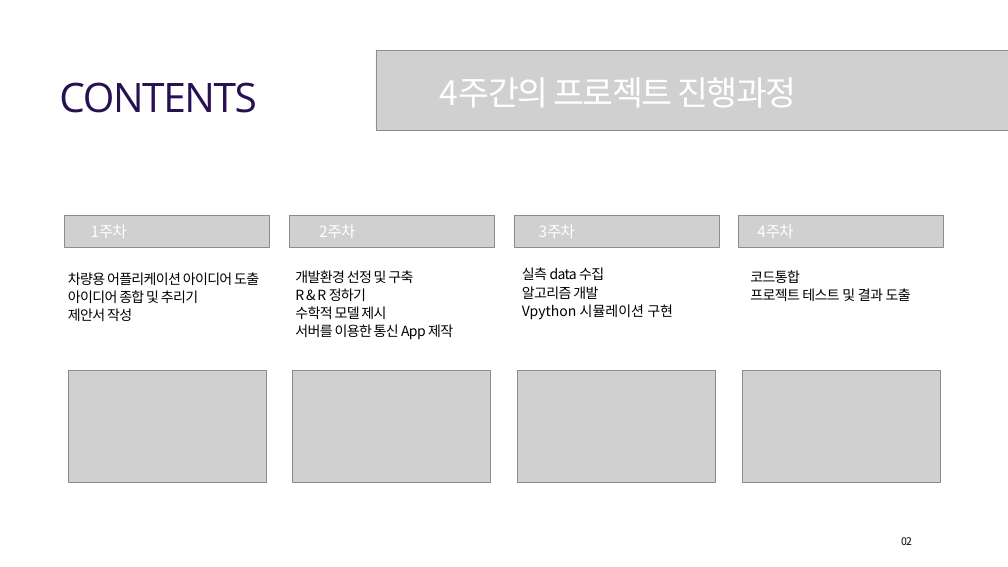
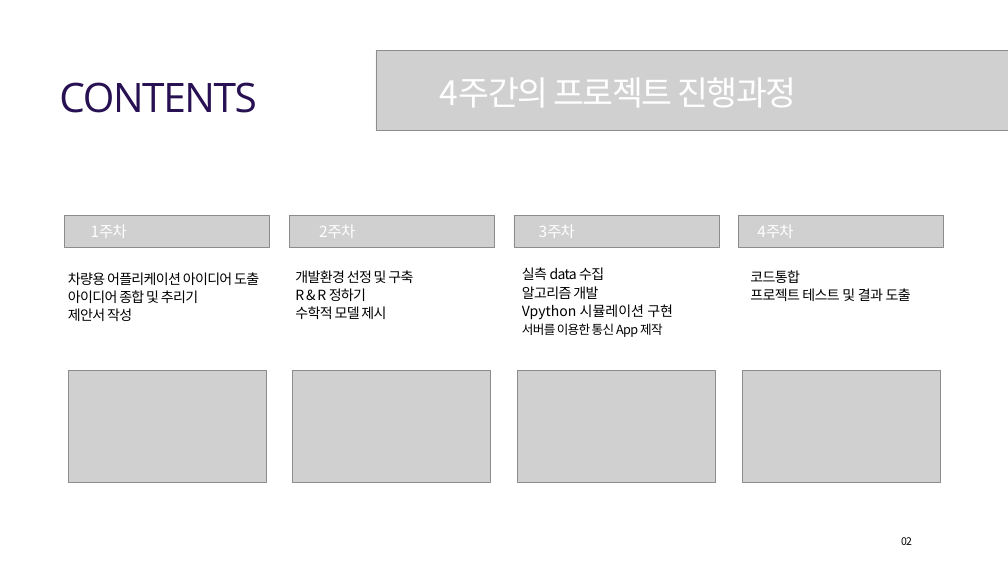
Before and after one commit to hyedinion/DrivePosition, a slide deck: slide 2 of SL_차량용어플리케이션아이디어_Hustar.pptx. Drawn at 1008x567 pixels with LibreOffice and Linux fonts; fonts in the diff are those of the drawing; grey boxes stand for pictures; background and template pictures are left out. Boxes give left, top, right and bottom in pixels: in the first picture for what was removed or moved away, otherwise in the second. Text is boxed around its words. In the diff, an @@ line names an element or a change of style, - is before the commit and + after.

```diff
--- a/SL_차량용어플리케이션아이디어_Hustar.pptx
+++ b/SL_차량용어플리케이션아이디어_Hustar.pptx
@@ text at <box>295,324,453,340</box>: paragraph removed @@
-서버를 이용한 통신 App 제작
@@ text at <box>522,323,662,337</box>: paragraph added @@
+서버를 이용한 통신 App 제작
```
